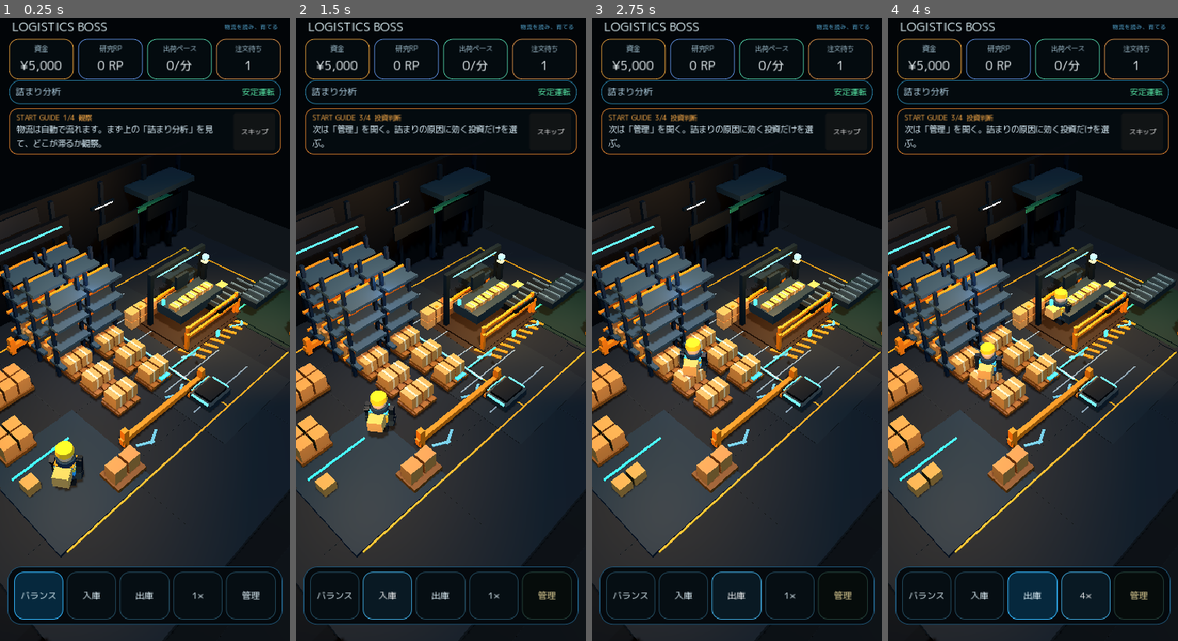
Above: before the commit, frames 1-4 (left to right).
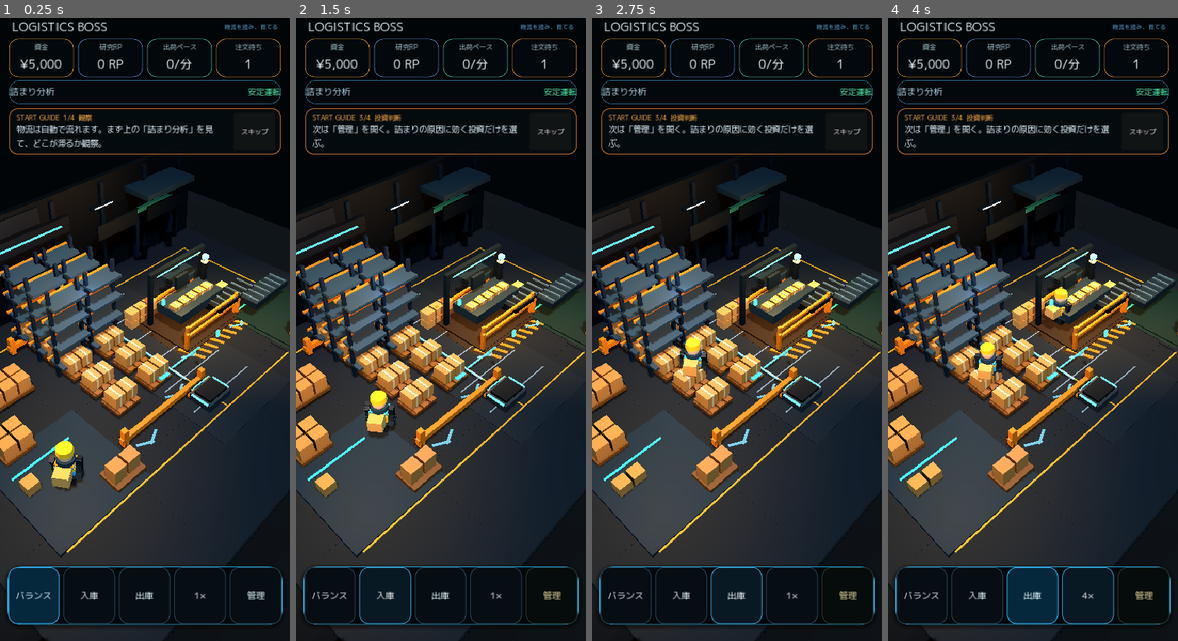
Above: after the commit, the same moments.

Repository: 48wr9f4wgp-lab/Logistics-Boss
Game: Godot game, scene res://scenes/main.tscn
Two runs of this game, one before a commit and one after it. Both use one fixed random seed, a clock stepped at 60 frames per second and the inputs below.
Inputs:
- Up to frame 1 (0.25 s): no input
- Up to frame 2 (1.5 s): click "バランス" at 0.5 s; click "入庫" at 1.25 s
- Up to frame 3 (2.75 s): click "出庫" at 2 s
- Up to frame 4 (4 s): click "1×" at 2.75 s; click "2×" at 3.5 s

The runs differ from the first frame. In frame 1, 3.3% of the frame differs, in the area x 2-98%, y 3-98%; in frame 2, 2.9%; in frame 3, 2.9%; in frame 4, 3.2%.

Commit message:
Add restrained depth to release HUD panels

Diff:
--- a/godot/ui/game_hud_release.gd
+++ b/godot/ui/game_hud_release.gd
@@ -11,10 +11,16 @@
 const RELEASE_WAVE_BOTTOM := 174.0
 const RELEASE_FTUE_BOTTOM := 190.0
 
+const HUD_SURFACE := Color(0.012, 0.034, 0.048, 0.955)
+const HUD_SURFACE_STRONG := Color(0.009, 0.027, 0.039, 0.985)
+const HUD_SHADOW := Color(0.0, 0.0, 0.0, 0.44)
+const HUD_ACCENT_CYAN := Color(0.18, 0.72, 0.96, 0.86)
+
 
 func _ready() -> void:
     super._ready()
     _compact_command_hud()
+    _apply_premium_hud_finish()
     if _bottleneck != null:
         _bottleneck.add_theme_font_size_override("font_size", 11)
 
@@ -58,6 +64,56 @@
         _ftue_coach.offset_bottom = RELEASE_FTUE_BOTTOM
 
 
+func _apply_premium_hud_finish() -> void:
+    # The rendered capture showed a clean but very flat outline-only HUD. Add a
+    # small amount of depth while preserving the restrained command-center look.
+    # No blur, animated shader or full-screen overlay is used on the mobile path.
+    var metrics := _find_metric_row()
+    if metrics != null:
+        var accents := [
+            Color(1.0, 0.69, 0.25, 0.82),
+            Color(0.42, 0.64, 1.0, 0.82),
+            Color(0.35, 0.91, 0.73, 0.82),
+            Color(1.0, 0.66, 0.32, 0.82),
+        ]
+        var accent_index := 0
+        for child in metrics.get_children():
+            if child is not PanelContainer:
+                continue
+            var accent: Color = accents[mini(accent_index, accents.size() - 1)]
+            (child as PanelContainer).add_theme_stylebox_override(
+                "panel",
+                _premium_panel_style(HUD_SURFACE, accent, 12, 4)
+            )
+            accent_index += 1
+
+    if _bottleneck_panel != null:
+        _bottleneck_panel.add_theme_stylebox_override(
+            "panel",
+            _premium_panel_style(HUD_SURFACE, Color(0.18, 0.56, 0.72, 0.86), 14, 4)
+        )
+
+    var dock := _find_bottom_dock()
+    if dock != null:
+        dock.add_theme_stylebox_override(
+            "panel",
+            _premium_panel_style(HUD_SURFACE_STRONG, HUD_ACCENT_CYAN, 18, 6)
+        )
+
+
+func _premium_panel_style(background: Color, border: Color, radius: int, shadow_size: int) -> StyleBoxFlat:
+    var style := StyleBoxFlat.new()
+    style.bg_color = background
+    style.border_color = border
+    style.set_border_width_all(1)
+    style.set_corner_radius_all(radius)
+    style.border_blend = true
+    style.shadow_color = HUD_SHADOW
+    style.shadow_size = shadow_size
+    style.shadow_offset = Vector2(0.0, 2.0)
+    return style
+
+
 func _sync_release_overlay_visibility() -> void:
     if _wave_panel == null or _ftue_coach == null:
         return
@@ -90,6 +146,16 @@
     return null
 
 
+func _find_bottom_dock() -> PanelContainer:
+    for child in get_children():
+        if child is not PanelContainer:
+            continue
+        var panel := child as PanelContainer
+        if is_equal_approx(panel.anchor_top, 1.0) and is_equal_approx(panel.anchor_bottom, 1.0):
+            return panel
+    return null
+
+
 func _bottleneck_text(info: Dictionary) -> String:
     match String(info.get("key", "stable")):
         "inbound":
